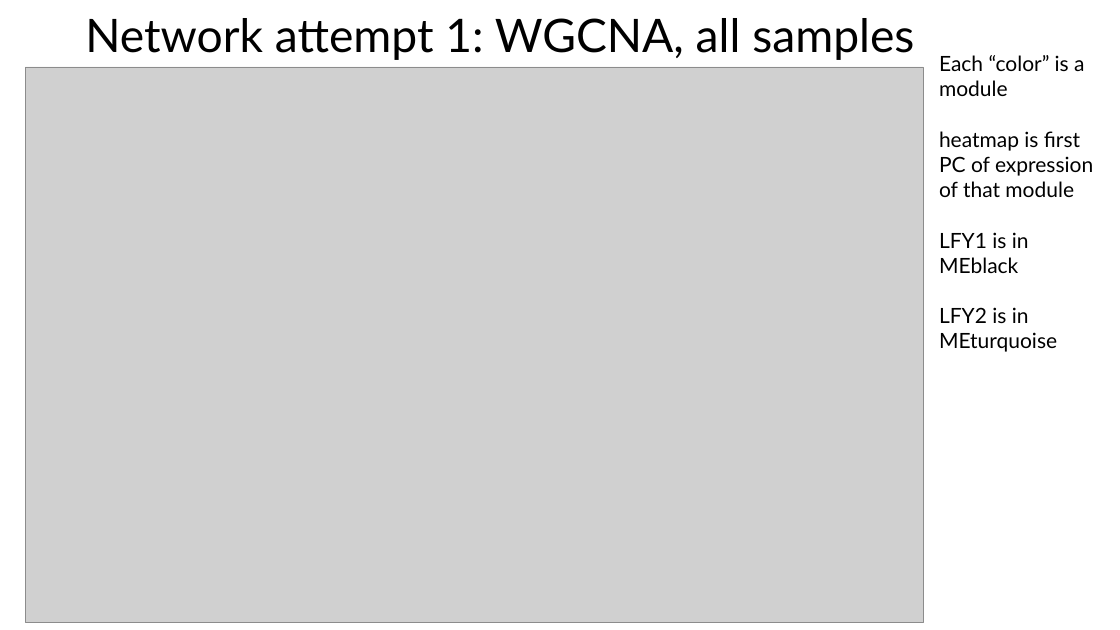
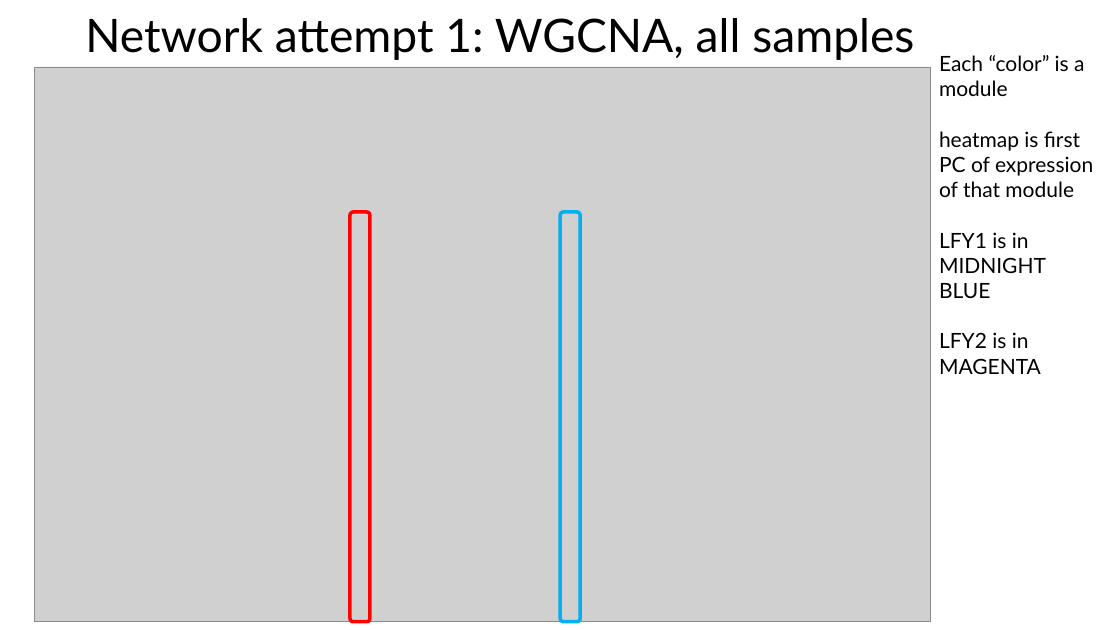
Before and after one commit to MaloofLab/McConnell-Ceratopteris-RNAseq, a slide deck: slide 9 of Presentation-2025-02-18.pptx (slide 6 before the commit). Drawn at 1120x630 pixels with LibreOffice and Linux fonts; fonts in the diff are those of the drawing; grey boxes stand for pictures. Boxes give left, top, right and bottom in pixels: in the first picture for what was removed or moved away, otherwise in the second. Text is boxed around its words. In the diff, an @@ line names an element or a change of style, - is before the commit and + after.

```diff
--- a/Presentation-2025-02-18.pptx
+++ b/Presentation-2025-02-18.pptx
@@ picture: place and size @@
-picture at <box>25,67,923,623</box>
+picture at <box>34,67,931,622</box>
@@ rounded rectangle added at <box>350,212,371,622</box>, outline #FF0000 3 pt @@
@@ rounded rectangle added at <box>560,212,581,622</box>, outline #00B0F0 3 pt @@
@@ text at <box>939,232,1046,374</box>: text changed @@
-LFY1 is in MEblack
-LFY2 is in MEturquoise
+LFY1 is in MIDNIGHT BLUE
+LFY2 is in MAGENTA
```
Also in this commit, not shown: 5 other slides changed, 5 slides added, 1 slide removed, 4 other files.
